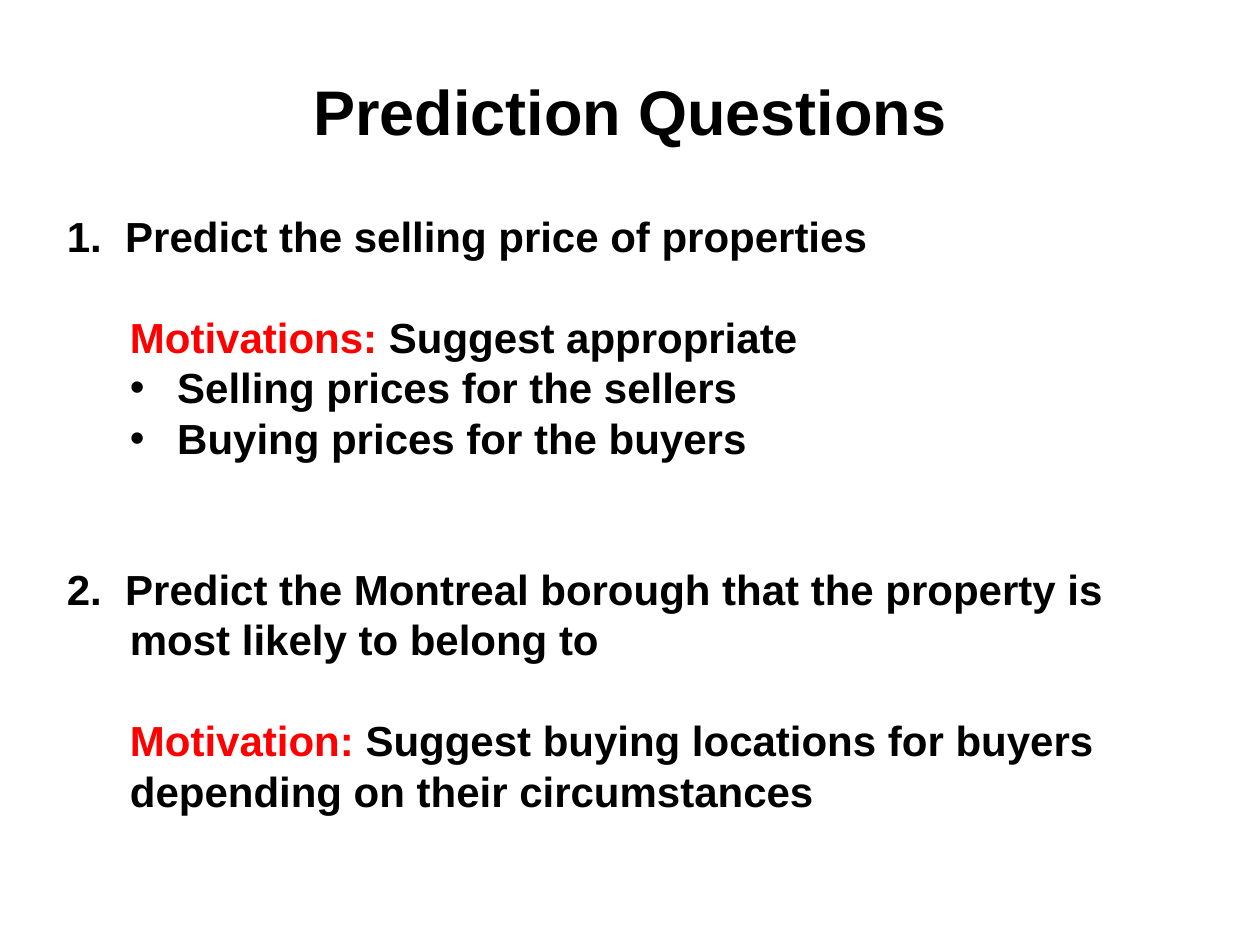
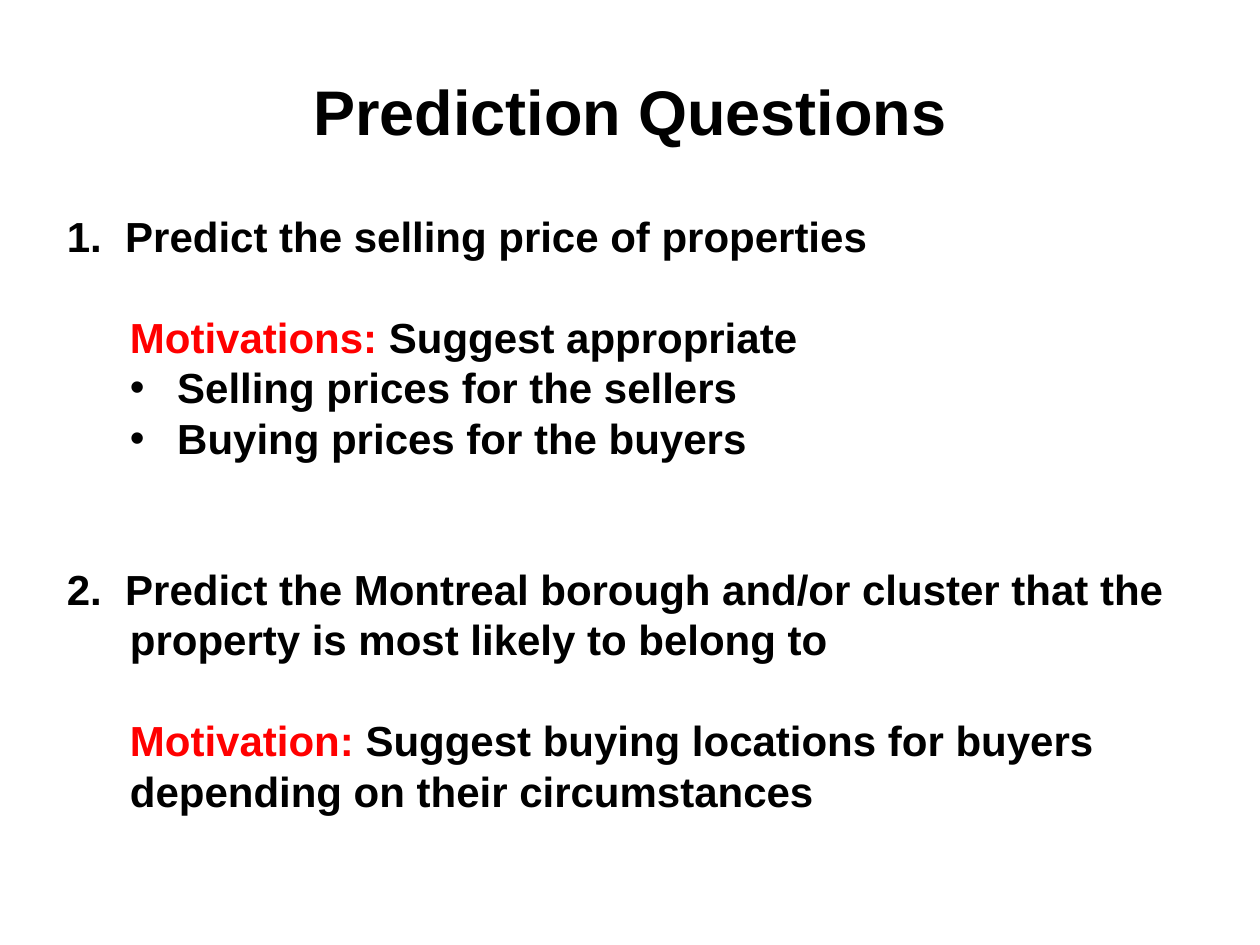
Before and after one commit to npow/centris, a slide deck: slide 2 of presentation/DaveNissanEmil2014MachineLearning.pptx. Drawn at 1260x945 pixels with LibreOffice and Linux fonts; fonts in the diff are those of the drawing. Boxes give left, top, right and bottom in pixels: in the first picture for what was removed or moved away, otherwise in the second. Text is boxed around its words. In the diff, an @@ line names an element or a change of style, - is before the commit and + after.

Commit message:
update

```diff
--- a/presentation/DaveNissanEmil2014MachineLearning.pptx
+++ b/presentation/DaveNissanEmil2014MachineLearning.pptx
@@ text at box(67, 574, 1163, 664): text changed @@
-2. Predict the Montreal borough that the property is most likely to belong to
+2. Predict the Montreal borough and/or cluster that the property is most likely to belong to
```
